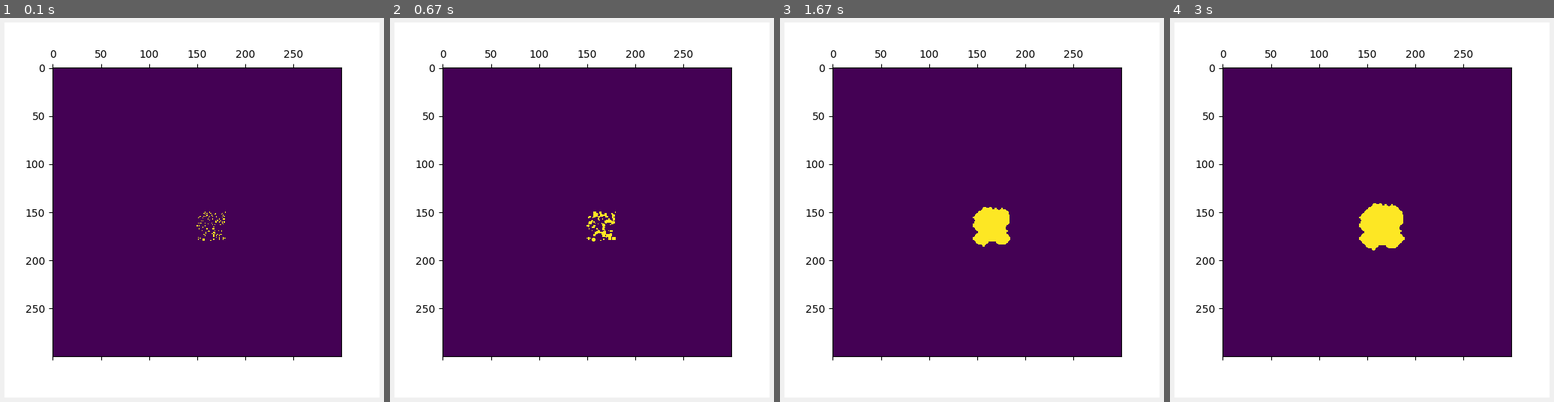
Above: before the commit, frames 1-4 (left to right).
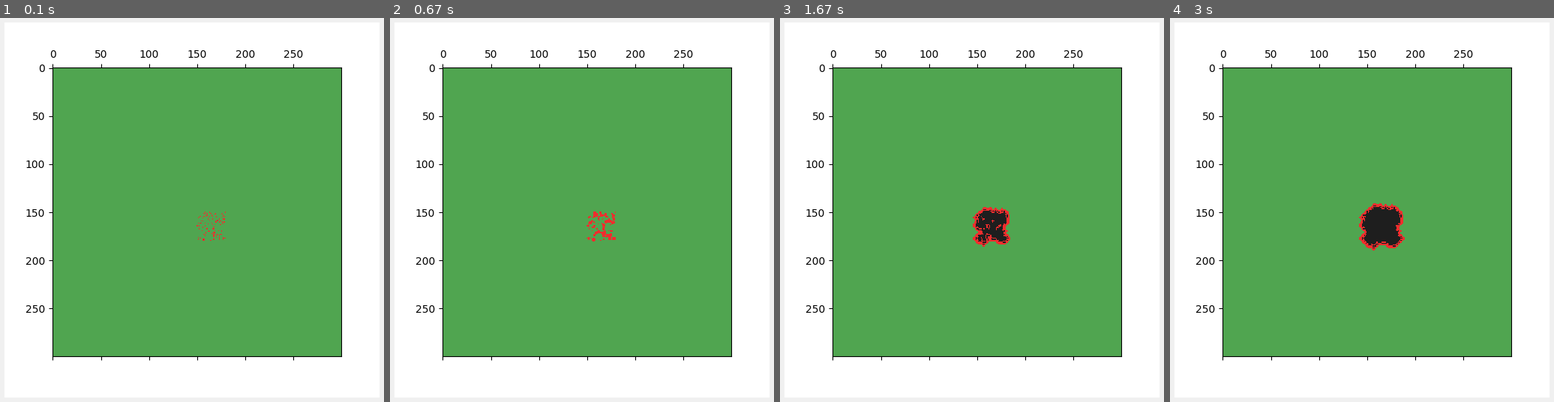
Above: after the commit, the same moments.

Repository: niquell122/Cellular-Automata
Game: pygame game, started from pygame_plot_CA.py
The game is run twice, just before and just after one commit, with the same random seed, the same clock (stepped at 60 frames per second) and the same inputs.
Inputs (mouse positions are in pixels of both pictures, inside the frame that each line leads up to):
- Up to frame 1 (0.1 s): no input
- Up to frame 2 (0.67 s): tap V at 0.33 s
- Up to frame 3 (1.67 s): no input
- Up to frame 4 (3 s): click (outside the picture) at 1.93 s; move the mouse to (1377, 94) at 2.32 s; click (1377, 94) at 2.58 s; move the mouse to (outside the picture) at 2.98 s

The runs differ from the first frame. In frame 1, 56% of the frame differs, in the area x 13-89%, y 13-89%; in frame 2, 56%; in frame 3, 56%; in frame 4, 56%.

Commit message:
update prototype colors

Diff:
--- a/cellular_automata/prototype_2B.py
+++ b/cellular_automata/prototype_2B.py
@@ -3,19 +3,15 @@
 from math import floor
 
 side = 300
-
-def life(cells):
-    total = 0
-    for cell in cells:
-        if cell == 0:
-            total += 1
-    return total
-
+empty_color = (255,255,255)
+fire_color = (240,45,45)
+forest_color = (80,165,80)
+ash_color = (30,30,30)
 
 def fire(cells):
     total = 0
     for cell in cells:
-        if cell == 1:
+        if cell == fire_color:
             total += 1
     return total
 
@@ -23,25 +19,27 @@
 def ashes(cells):
     total = 0
     for cell in cells:
-        if cell == 2:
+        if cell == ash_color:
             total += 1
     return total
 
 
 def wildfire(curr, neigh):
-    if curr == 0 and fire(neigh) > 1:
-        return 1
+    if curr == forest_color and fire(neigh) > 1:
+        return fire_color
 
-    if curr == 1 and fire(neigh) > 7:
-        return 2
+    if curr == fire_color and fire(neigh) > 7:
+        return ash_color
 
-    if curr == 1 and fire(neigh) < ashes(neigh):
-        return 2
+    if curr == fire_color and fire(neigh) < ashes(neigh):
+        return ash_color
 
     return curr
 
 arr = []
-choices = [0, 0, 0, 0, 0, 0, 0, 1]  # proportion of fire (1) agains non-fire(0)
+
+# proportion of fire agains forest
+choices = [forest_color, forest_color, forest_color, forest_color, forest_color, forest_color, forest_color, fire_color]
 
 #### RANDOM MAP ####
 # for i in range(side):
@@ -54,7 +52,7 @@
 for i in range(side):
     arr.append([])
     for j in range(side):
-        arr[i].append(0)
+        arr[i].append(forest_color)
 
 for i in range(floor(side/10)):
     for j in range(floor(side/10)):
@@ -67,16 +65,12 @@
 # for i in range(side):
 #     arr.append([])
 #     for j in range(side):
-#         arr[i].append(0)
+#         arr[i].append(forest_color)
 
 # for i in range(4):
 #     for j in range(4):
-#         arr[i+floor(side/2)][j+floor(side/2)] = 1
+#         arr[i+floor(side/2)][j+floor(side/2)] = fire_color
 #### EMPTY MAP WITH FIRE ON THE CENTER ####
 
 
-
-colors = ['white', 'red', 'black']
-bounds = [0, 1, 2, 3]
-
 _2B = CellularAutomata(arr, wildfire)
